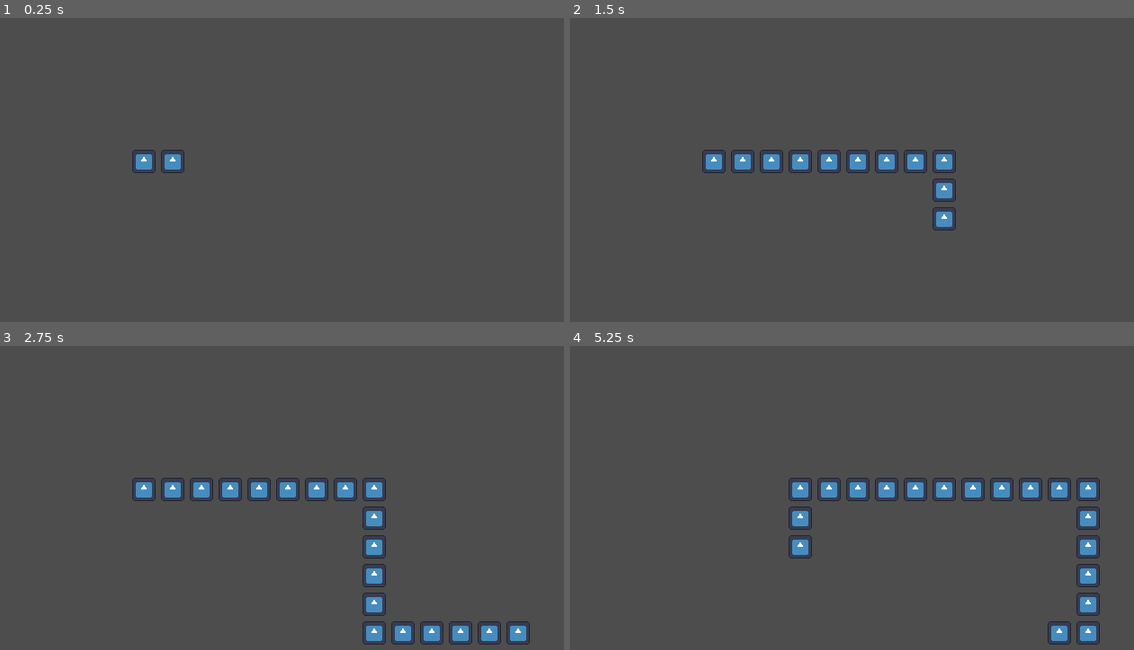
Above: before the commit, frames 1-4 (two rows, left to right).
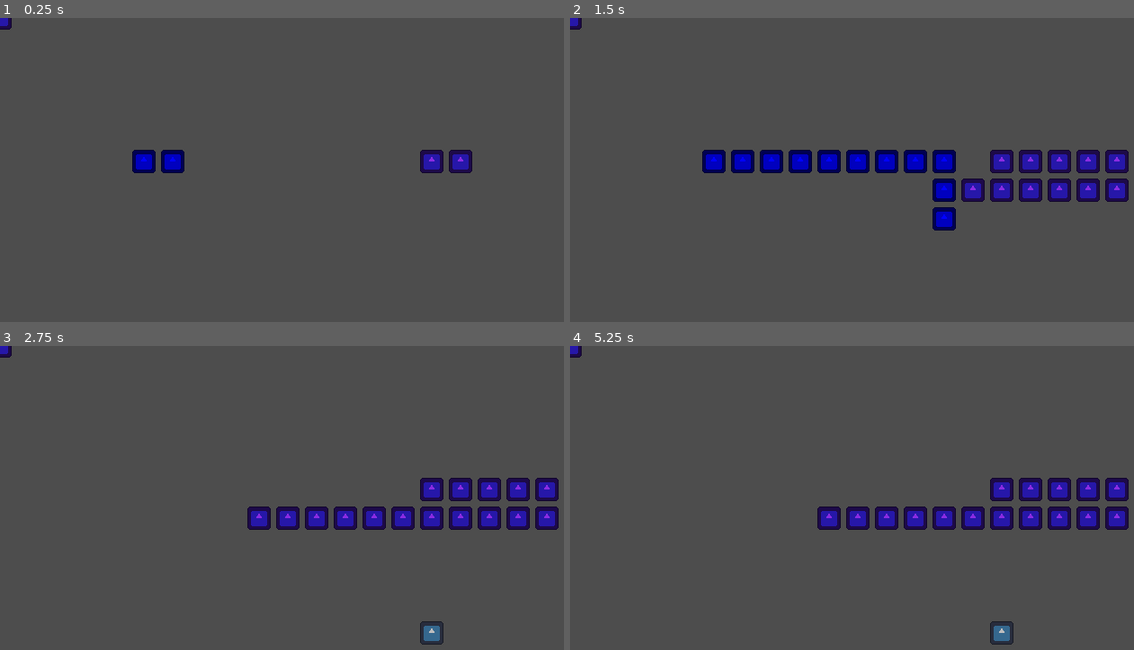
Above: after the commit, the same moments.

Repository: learyjk/last-one-game-jam
Game: Godot game, scene res://scenes/scene.tscn
Two runs of this game, one before a commit and one after it. Both use one fixed random seed, a clock stepped at 60 frames per second and the inputs below. The engine's default icon, where the game draws it, is replaced by a stand-in: a white triangle on a blue panel in a dark square.
Inputs:
- Up to frame 1 (0.25 s): no input
- Up to frame 2 (1.5 s): tap Enter at 0.5 s; hold Right (ui_right) 0.53-1.28 s; tap S (p2_down, bound only after the commit) at 0.6 s; tap A (p2_left, bound only after the commit) at 0.8, 1.35 s; hold Down (ui_down) from 1.28 s (still down)
- Up to frame 3 (2.75 s): tap D (p2_right, bound only after the commit) at 1.55, 2.1 s; release Down (ui_down) at 2.03 s; hold Right (ui_right) from 2.03 s (still down); tap W (p2_up, bound only after the commit) at 2.3 s
- Up to frame 4 (5.25 s): tap Space at 2.75, 5 s; release Right (ui_right) at 2.78 s; hold Up (ui_up) 2.78-3.53 s; tap W (p2_up, bound only after the commit) at 2.85 s; tap S (p2_down, bound only after the commit) at 3.05, 3.6 s; tap Enter at 3.5 s; hold Left (ui_left) 3.53-5.03 s; tap A (p2_left, bound only after the commit) at 3.8, 4.35 s; tap D (p2_right, bound only after the commit) at 4.55, 5.1 s; hold Down (ui_down) from 5.03 s (still down)

The runs differ from the first frame. In frame 1, 1.3% of the frame differs, in the area x 0-84%, y 0-52%; in frame 2, 7.0%; in frame 3, 8.4%, in the area x 0-100%, y 0-99%; in frame 4, 8.0%.

Commit message:
game manager script to support 2 snakes. can chop tails.

Diff:
--- a/project.godot
+++ b/project.godot
@@ -20,3 +20,26 @@
 window/size/viewport_width=720
 window/size/viewport_height=720
 window/stretch/mode="canvas_items"
+
+[input]
+
+p2_up={
+"deadzone": 0.2,
+"events": [Object(InputEventKey,"resource_local_to_scene":false,"resource_name":"","device":-1,"window_id":0,"alt_pressed":false,"shift_pressed":false,"ctrl_pressed":false,"meta_pressed":false,"pressed":false,"keycode":0,"physical_keycode":87,"key_label":0,"unicode":119,"location":0,"echo":false,"script":null)
+]
+}
+p2_down={
+"deadzone": 0.2,
+"events": [Object(InputEventKey,"resource_local_to_scene":false,"resource_name":"","device":-1,"window_id":0,"alt_pressed":false,"shift_pressed":false,"ctrl_pressed":false,"meta_pressed":false,"pressed":false,"keycode":0,"physical_keycode":83,"key_label":0,"unicode":115,"location":0,"echo":false,"script":null)
+]
+}
+p2_left={
+"deadzone": 0.2,
+"events": [Object(InputEventKey,"resource_local_to_scene":false,"resource_name":"","device":-1,"window_id":0,"alt_pressed":false,"shift_pressed":false,"ctrl_pressed":false,"meta_pressed":false,"pressed":false,"keycode":0,"physical_keycode":65,"key_label":0,"unicode":97,"location":0,"echo":false,"script":null)
+]
+}
+p2_right={
+"deadzone": 0.2,
+"events": [Object(InputEventKey,"resource_local_to_scene":false,"resource_name":"","device":-1,"window_id":0,"alt_pressed":false,"shift_pressed":false,"ctrl_pressed":false,"meta_pressed":false,"pressed":false,"keycode":0,"physical_keycode":68,"key_label":0,"unicode":100,"location":0,"echo":false,"script":null)
+]
+}
--- /dev/null
+++ b/scenes/main.gd
@@ -0,0 +1,126 @@
+# GameManager.gd - Main Game Controller
+extends Node2D
+
+const STEP_TIME = 0.15
+const STARTING_GRID_X = 5
+const STARTING_GRID_Y = 5
+
+var snakes: Array[Snake] = []
+var step_timer = 0.0
+var game_over = false
+
+func _ready():
+	# Find all Snake nodes in the scene
+	collect_snakes()
+
+	# Initialize snakes with different starting positions and controls
+	if snakes.size() >= 1:
+		snakes[0].initialize(
+			"Player 1",
+			Vector2i(STARTING_GRID_X, STARTING_GRID_Y),
+			Color.BLUE,
+			{"up": "ui_up", "down": "ui_down", "left": "ui_left", "right": "ui_right"},
+			self
+		)
+
+	if snakes.size() >= 2:
+		snakes[1].initialize(
+			"Player 2",
+			Vector2i(STARTING_GRID_X + 10, STARTING_GRID_Y),
+			Color.BLUE_VIOLET,
+			{"up": "p2_up", "down": "p2_down", "left": "p2_left", "right": "p2_right"},
+			self
+		)
+
+	# Initialize additional snakes with default controls if more exist
+	for i in range(2, snakes.size()):
+		snakes[i].initialize(
+			"Player " + str(i + 1),
+			Vector2i(STARTING_GRID_X + (i * 5), STARTING_GRID_Y + (i * 2)),
+			Color(randf(), randf(), randf()),  # Random color
+			{"up": "", "down": "", "left": "", "right": ""},  # No controls - AI could go here
+			self
+		)
+
+func collect_snakes():
+	snakes.clear()
+	# Recursively find all Snake nodes
+	find_snakes_recursive(self)
+
+func find_snakes_recursive(node: Node):
+	if node is Snake:
+		snakes.append(node)
+
+	for child in node.get_children():
+		find_snakes_recursive(child)
+
+func _process(delta):
+	if game_over:
+		return
+
+	# Handle input for all snakes
+	for snake in snakes:
+		snake.handle_input()
+
+func _physics_process(delta):
+	if game_over:
+		return
+
+	step_timer += delta
+	if step_timer >= STEP_TIME:
+		step_timer = 0.0
+		move_all_snakes()
+
+func move_all_snakes():
+	for snake in snakes:
+		if snake.is_alive:
+			snake.move_step()
+
+	check_game_over()
+
+func check_collision_for_snake(checking_snake: Snake, head_pos: Vector2) -> Dictionary:
+	# Check collision with all snakes
+	for snake in snakes:
+		if not snake.is_alive:
+			continue
+
+		# For self, skip the first position (head's previous position)
+		var start_index = 1 if snake == checking_snake else 0
+
+		# Check against position history
+		var history = snake.get_position_history()
+		for i in range(start_index, history.size()):
+			if history[i] == head_pos:
+				print(checking_snake.player_name, " collision detected at position: ", head_pos, " with ", snake.player_name, " at history index: ", i)
+				return {"collision_index": i, "target_snake": snake}
+
+	return {"collision_index": -1, "target_snake": null}
+
+func check_game_over():
+	var alive_snakes = 0
+	var winner = null
+
+	for snake in snakes:
+		if snake.is_alive:
+			alive_snakes += 1
+			winner = snake
+
+	# Only end game if there are multiple snakes and only one (or none) remains alive
+	# OR if there's only one snake and it died
+	if snakes.size() > 1 and alive_snakes <= 1:
+		game_over = true
+		print("Game Over!")
+		if alive_snakes == 1:
+			print("Winner: ", winner.player_name)
+		else:
+			print("It's a tie!")
+	elif snakes.size() == 1 and alive_snakes == 0:
+		game_over = true
+		print("Game Over!")
+		print("Snake died!")
+
+func add_snake(snake: Snake):
+	snakes.append(snake)
+
+func remove_snake(snake: Snake):
+	snakes.erase(snake)
--- a/scenes/scene.tscn
+++ b/scenes/scene.tscn
@@ -1,7 +1,11 @@
-[gd_scene load_steps=2 format=3 uid="uid://c7tv7ykc2kvrc"]
+[gd_scene load_steps=3 format=3 uid="uid://c7tv7ykc2kvrc"]
 
+[ext_resource type="Script" uid="uid://bldkyeyd3vlmm" path="res://scenes/main.gd" id="1_1kc1q"]
 [ext_resource type="PackedScene" uid="uid://ck2rqgrhvd7vr" path="res://scenes/snake.tscn" id="1_s6dok"]
 
-[node name="Node2D" type="Node2D"]
+[node name="Main" type="Node2D"]
+script = ExtResource("1_1kc1q")
 
 [node name="Snake" parent="." instance=ExtResource("1_s6dok")]
+
+[node name="Snake2" parent="." instance=ExtResource("1_s6dok")]
--- a/scripts/snake.gd
+++ b/scripts/snake.gd
@@ -1,11 +1,11 @@
+# Snake.gd - Individual Snake Script
 extends Node2D
+class_name Snake
 
 const GRID_SIZE = 32
-const STEP_TIME = 0.15
 const DEFAULT_LENGTH = 20
-
-@onready var head := $Head
-@onready var segment_container := $SegmentContainer
+const SHRINK_INTERVAL = 5
+const HISTORY_BUFFER = 5
 
 var segment_scene = preload("res://scenes/segment.tscn")
 var direction = Vector2.RIGHT
@@ -13,42 +13,75 @@
 var head_grid_position: Vector2i
 var position_history: Array[Vector2] = []
 var segments: Array[Node2D] = []
-var step_timer = 0.0
 var steps_taken = 0
+var shrink_counter = 0
+var is_alive = true
+var player_name = ""
+var snake_color = Color.WHITE
 
-func _ready():
-	head_grid_position = Vector2i(5, 5)  # Start at grid position (5,5)
-	head.position = Vector2(head_grid_position) * GRID_SIZE  # Convert to world position
+# Input actions for this snake
+var input_up = ""
+var input_down = ""
+var input_left = ""
+var input_right = ""
+
+@onready var head := $Head
+@onready var segment_container := $SegmentContainer
+
+# Reference to the game manager (for collision checking)
+var game_manager = null
+
+func initialize(name: String, start_pos: Vector2i, color: Color, controls: Dictionary, manager = null):
+	player_name = name
+	head_grid_position = start_pos
+	snake_color = color
+	game_manager = manager
+
+	# Set up controls
+	input_up = controls.get("up", "")
+	input_down = controls.get("down", "")
+	input_left = controls.get("left", "")
+	input_right = controls.get("right", "")
+
+	# Set visual appearance
+	head.position = Vector2(head_grid_position) * GRID_SIZE
+	head.modulate = color
 	position_history.append(head.position)
 
-func _process(delta):
-	handle_input()
-
-func _physics_process(delta):
-	step_timer += delta
-	if step_timer >= STEP_TIME:
-		step_timer = 0.0
-		move_step()
+	# Create initial segments
+	for i in range(DEFAULT_LENGTH):
+		var seg = segment_scene.instantiate()
+		seg.modulate = color
+		segment_container.add_child(seg)
+		segments.append(seg)
 
 func handle_input():
-	if Input.is_action_just_pressed("ui_up") and direction != Vector2.DOWN:
+	if not is_alive:
+		return
+
+	if input_up != "" and Input.is_action_just_pressed(input_up) and direction != Vector2.DOWN:
 		next_direction = Vector2.UP
-	elif Input.is_action_just_pressed("ui_down") and direction != Vector2.UP:
+	elif input_down != "" and Input.is_action_just_pressed(input_down) and direction != Vector2.UP:
 		next_direction = Vector2.DOWN
-	elif Input.is_action_just_pressed("ui_left") and direction != Vector2.RIGHT:
+	elif input_left != "" and Input.is_action_just_pressed(input_left) and direction != Vector2.RIGHT:
 		next_direction = Vector2.LEFT
-	elif Input.is_action_just_pressed("ui_right") and direction != Vector2.LEFT:
+	elif input_right != "" and Input.is_action_just_pressed(input_right) and direction != Vector2.LEFT:
 		next_direction = Vector2.RIGHT
 
 func move_step():
+	if not is_alive:
+		return
+
 	direction = next_direction
 
 	# Move to next grid position
 	head_grid_position += Vector2i(direction)
 	var new_position = Vector2(head_grid_position) * GRID_SIZE
 
-	# Check for collision with own segments
-	var collision_index = check_self_collision(new_position)
+	# Check for collisions with all snakes (via game manager)
+	var collision_data = null
+	if game_manager:
+		collision_data = game_manager.check_collision_for_snake(self, new_position)
 
 	# Update head position
 	head.position = new_position
@@ -56,51 +89,44 @@
 	# Add new position to history
 	position_history.insert(0, new_position)
 
-	print("After insert, position_history: ", position_history)
-	print("Head grid position: ", head_grid_position)
-	print("New position: ", new_position)
+	print(player_name, " - Head grid position: ", head_grid_position)
 
 	# Handle collision - chop off tail after collision point
-	if collision_index != -1:
-		chop_tail_at_collision(collision_index)
-
-	# Spawn segments one at a time (only if we haven't hit max length)
-	if steps_taken < DEFAULT_LENGTH:
-		var seg = segment_scene.instantiate()
-		segment_container.add_child(seg)
-		segments.append(seg)
+	if collision_data and collision_data.collision_index != -1:
+		if collision_data.target_snake == self:
+			# Self collision - chop own tail
+			chop_tail_at_collision(collision_data.collision_index)
+		else:
+			# Hit another snake - chop their tail
+			collision_data.target_snake.chop_tail_at_collision(collision_data.collision_index)
+			print(player_name, " sliced ", collision_data.target_snake.player_name, "'s tail!")
 
 	# Move segments to previous positions
 	for i in range(segments.size()):
 		var index = i + 1
 		if index < position_history.size():
-			print("Segment ", i, " set to ", position_history[index])
 			segments[i].position = position_history[index]
 
 	# Trim history to prevent unlimited growth
-	if position_history.size() > segments.size() + 5:
-		position_history.resize(segments.size() + 5)
+	if position_history.size() > segments.size() + HISTORY_BUFFER:
+		position_history.resize(segments.size() + HISTORY_BUFFER)
 
 	steps_taken += 1
+	shrink_counter += 1
 
-func check_self_collision(head_pos: Vector2) -> int:
-	# Check if head position matches any segment position
-	# Skip the first position in history since that's where the head was
-	for i in range(1, position_history.size()):
-		if position_history[i] == head_pos:
-			print("Collision detected at position: ", head_pos, " with segment at history index: ", i)
-			return i
-	return -1
+	# Shrink tail every SHRINK_INTERVAL steps
+	if shrink_counter >= SHRINK_INTERVAL:
+		shrink_counter = 0
+		shrink_tail()
+
+	# Check if this snake died
+	check_death()
 
 func chop_tail_at_collision(collision_index: int):
-	print("Chopping tail at collision index: ", collision_index)
+	print(player_name, " - Chopping tail at collision index: ", collision_index)
 
-	# Calculate how many segments to remove
-	# collision_index is the position in history where collision occurred
-	# We want to keep segments up to (but not including) the collision point
+	# Calculate how many segments to keep
 	var segments_to_keep = collision_index - 1
-
-	# Make sure we don't go negative
 	segments_to_keep = max(0, segments_to_keep)
 
 	# Remove excess segments from the scene
@@ -111,7 +137,31 @@
 			segment_to_remove.queue_free()
 
 	# Trim position history to match
-	if position_history.size() > segments_to_keep + 1:  # +1 for head position
+	if position_history.size() > segments_to_keep + 1:
 		position_history.resize(segments_to_keep + 1)
 
-	print("Snake length after chopping: ", segments.size())
+	print(player_name, " - Snake length after chopping: ", segments.size())
+
+func shrink_tail():
+	if segments.size() > 0:
+		print(player_name, " - Shrinking tail. Current length: ", segments.size())
+		var segment_to_remove = segments.pop_back()
+		segment_to_remove.queue_free()
+
+		# Also trim position history to match
+		if position_history.size() > segments.size() + 1:
+			position_history.resize(segments.size() + 1)
+
+		print(player_name, " - New length after shrinking: ", segments.size())
+
+func check_death():
+	if segments.size() == 0:
+		print(player_name, " - DIED - Snake has no tail left!")
+		is_alive = false
+		head.modulate = Color.GRAY  # Gray out dead snake
+
+func get_current_position() -> Vector2:
+	return head.position
+
+func get_position_history() -> Array[Vector2]:
+	return position_history
Not shown, added: scenes/main.gd.uid
